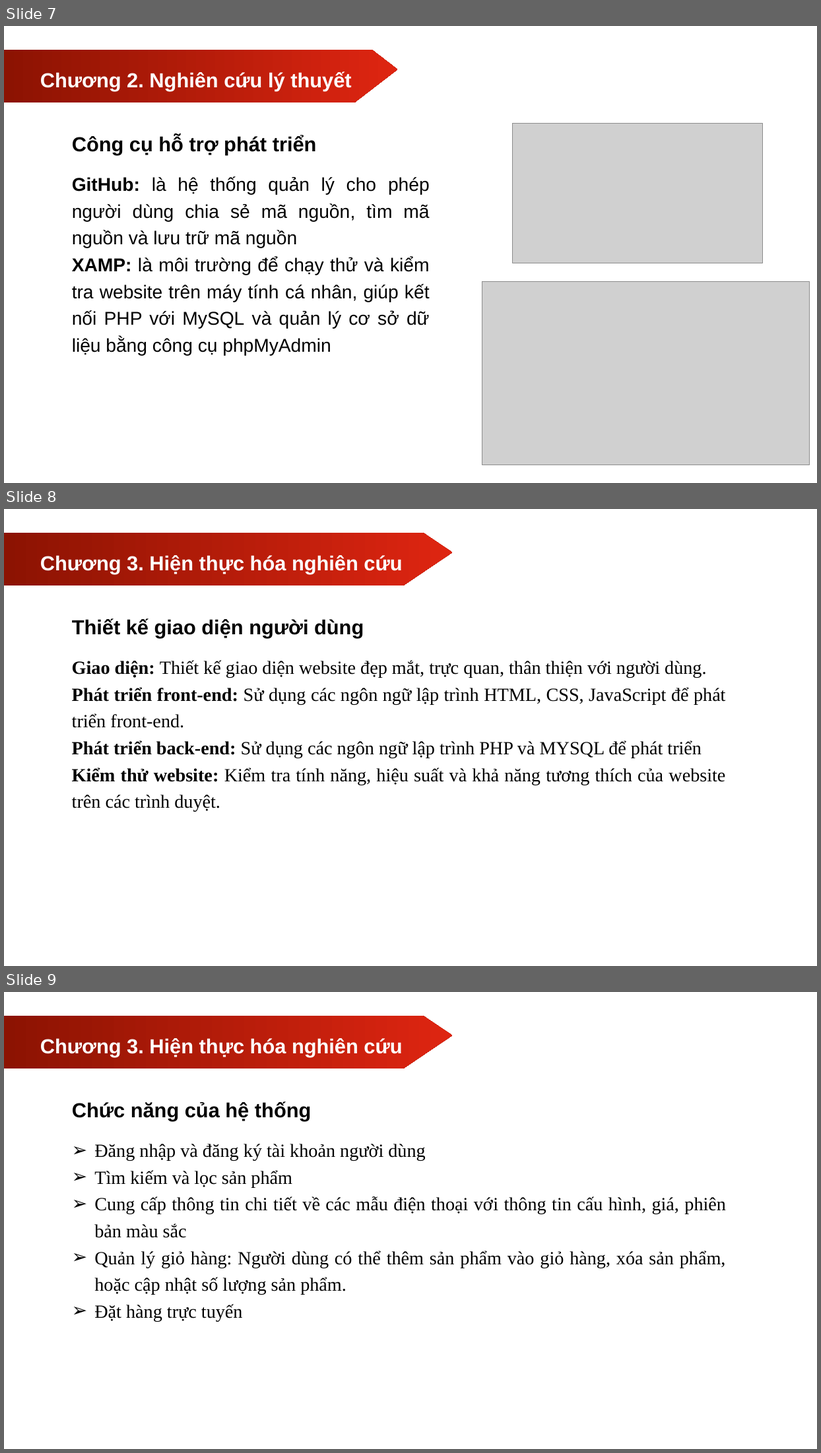
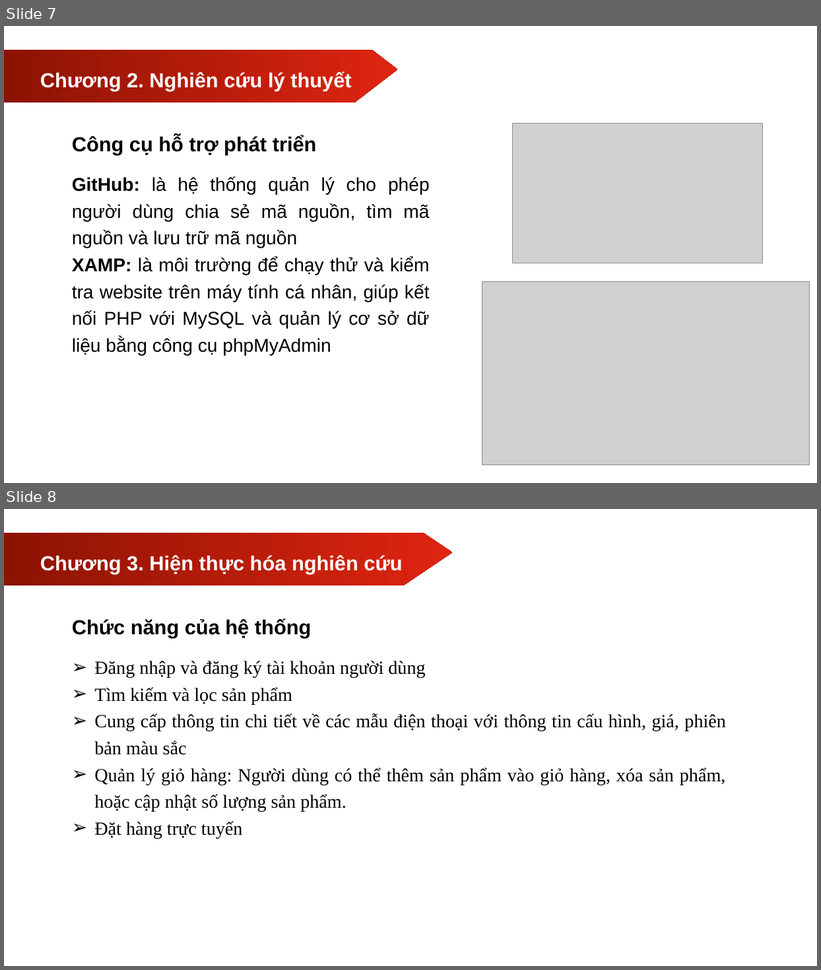
Before and after one commit to trhoansang-jpg/csn-da23ttd-tranhoangsang-tkwebbandienthoai, a slide deck: thesis/abs/csn-sildebaocao-webbandt.pptx. Shown one above the other, each under a label of ours: slides 7, 8 and 9 before the commit, slides 7 and 8 after it. The pictures are 821x1453 and 821x970 pixels, drawn with LibreOffice and Linux fonts; fonts in the diff are those of the drawing; grey boxes stand for pictures. Boxes give left, top, right and bottom in pixels: in the first picture for what was removed or moved away, otherwise in the second. Text is boxed around its words. In the diff, an @@ line names an element or a change of style, - is before the commit and + after.

```diff
--- a/thesis/abs/csn-sildebaocao-webbandt.pptx
+++ b/thesis/abs/csn-sildebaocao-webbandt.pptx
@@ slide 8 removed at (4, 509, 817, 966), background #FFFFFF @@
@@ freeform shape removed at (4, 533, 452, 586) @@
@@ text removed at (40, 555, 402, 574) @@
-Chương 3. Hiện thực hóa nghiên cứu
@@ text removed at (72, 619, 364, 638) @@
-Thiết kế giao diện người dùng
@@ text removed at (72, 660, 725, 812) @@
-Giao diện: Thiết kế giao diện website đẹp mắt, trực quan, thân thiện với người dùng.
-Phát triển front-end: Sử dụng các ngôn ngữ lập trình HTML, CSS, JavaScript để phát triển front-end.
-Phát triển back-end: Sử dụng các ngôn ngữ lập trình PHP và MYSQL để phát triển
-Kiểm thử website: Kiểm tra tính năng, hiệu suất và khả năng tương thích của website trên các trình duyệt.
@@ what was slide 9 is now slide 8 @@
```
Also in this commit, not shown: 3 slides changed.
